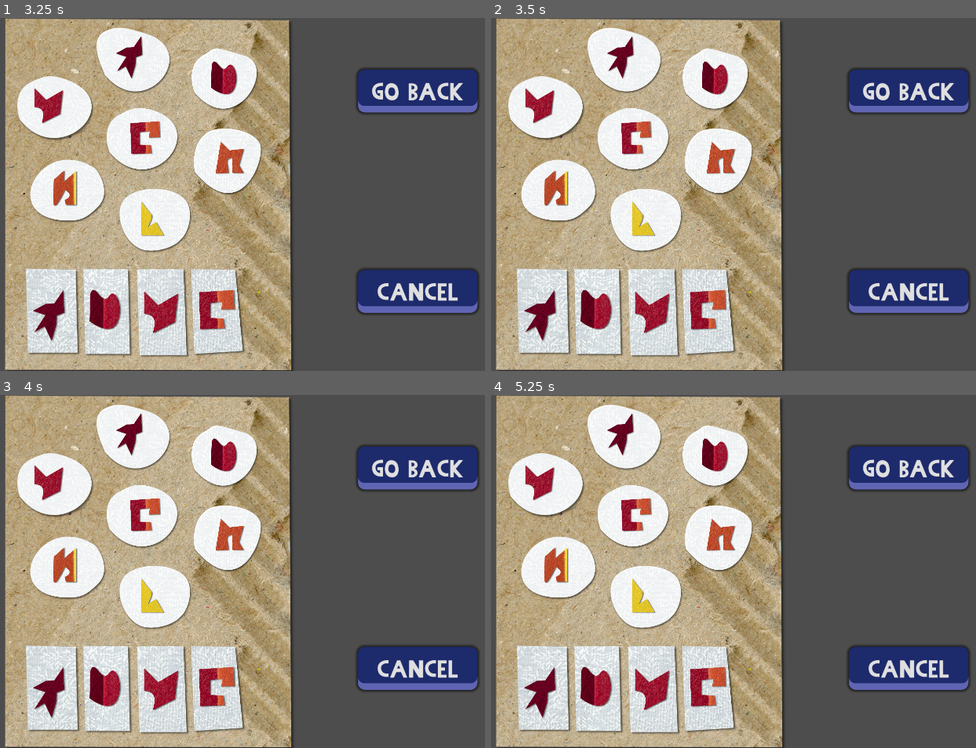
Above: before the commit, frames 1-4 (two rows, left to right).
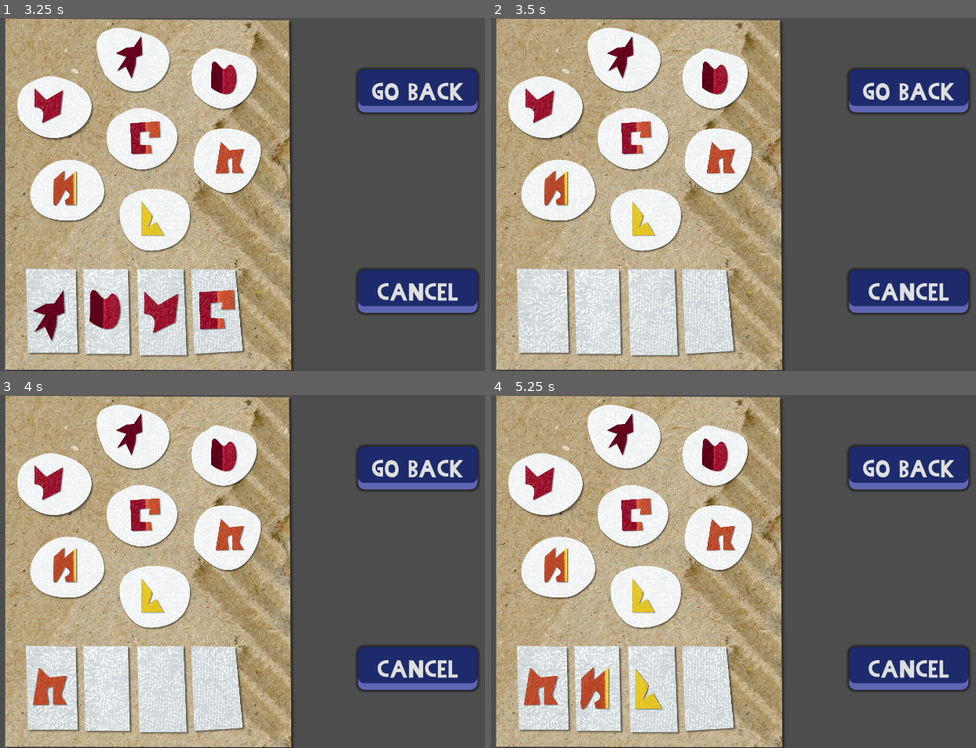
Above: after the commit, the same moments.

Repository: ZaninAndrea/shovel-jam-25
Game: Godot game, scene res://scenes/ui/pinpad/pinpad.tscn
Same seed, same stepped clock (60 frames per second), same inputs: the game is played once before the commit and once after it. This scene is started directly instead of the project's main scene.
Inputs (mouse positions are in pixels of both pictures, inside the frame that each line leads up to):
- Up to frame 1 (3.25 s): click (130, 56) at 0.5 s; click (223, 78) at 1.25 s; click (48, 106) at 2 s; click (145, 138) at 2.75 s
- Up to frame 2 (3.5 s): no input
- Up to frame 3 (4 s): click (232, 536) at 3.5 s
- Up to frame 4 (5.25 s): click (558, 564) at 4.25 s; click (646, 596) at 5 s

Frame 1 is identical in both runs. In frame 2, 2.1% of the frame differs, in the area x 6-49%, y 77-92%; in frame 3, 2.3%; in frame 4, 2.6%.

Commit message:
Implementata porta con enigma

Diff:
--- a/project.godot
+++ b/project.godot
@@ -33,8 +33,8 @@
 doors=""
 pushable=""
 mirror=""
+interactable=""
 laser_target=""
-interactable=""
 
 [gui]
 
--- a/scenes/objects/mechanical_door/MechanicalDoor.tscn
+++ b/scenes/objects/mechanical_door/MechanicalDoor.tscn
@@ -22,7 +22,7 @@
 position = Vector2(5, -308)
 sprite_frames = ExtResource("2_u85oo")
 animation = &"unlocked"
-frame_progress = 0.174562
+frame_progress = 0.0282562
 
 [node name="StaticBody2D6" parent="." instance=ExtResource("4_ct7rl")]
 visible = false
--- /dev/null
+++ b/scenes/objects/mechanical_door/enigma_door.gd
@@ -0,0 +1,34 @@
+@tool class_name EnigmaDoor extends MechanicalDoor
+
+@export var enigma: PackedScene = null
+var enigma_instance: Enigma = null
+
+func interact():
+	if state == "locked":
+		if enigma == null:
+			push_error("Null enigma with locked door")
+			return
+
+		if enigma_instance != null:
+			return
+
+		var enigma_scene = enigma.instantiate()
+		if not enigma_scene is Enigma:
+			push_error("Enigma scene does not extend enigma")
+
+		enigma_instance = enigma_scene
+		get_tree().current_scene.add_child(enigma_instance)
+
+		enigma_instance.closed.connect(closed_enigma)
+		enigma_instance.solved.connect(solved_enigma)
+
+
+func closed_enigma():
+	enigma_instance.queue_free()
+	enigma_instance = null
+
+func solved_enigma():
+	state = "open"
+	other_door.state = "unlocked"
+	enigma_instance.queue_free()
+	enigma_instance = null
--- a/scenes/rooms/ship/Ship.tscn
+++ b/scenes/rooms/ship/Ship.tscn
@@ -8,7 +8,9 @@
 [ext_resource type="PackedScene" uid="uid://cfjtgy2w2c04l" path="res://scenes/player/player.tscn" id="5_72jju"]
 [ext_resource type="Resource" uid="uid://x24ae5hu0ojh" path="res://resources/items/badge.tres" id="5_kgs04"]
 [ext_resource type="PackedScene" uid="uid://bo07dld0sfo1r" path="res://scenes/rooms/cuccette/cuccette.tscn" id="5_mccq1"]
+[ext_resource type="Script" uid="uid://bycm0pqh1gp8w" path="res://scenes/objects/mechanical_door/enigma_door.gd" id="5_r47wi"]
 [ext_resource type="PackedScene" uid="uid://ryss6rhhwk0i" path="res://scenes/rooms/stanzaA/stanzaA.tscn" id="6_lf6ba"]
+[ext_resource type="PackedScene" uid="uid://dgtnj3mfvmi5w" path="res://scenes/ui/pinpad/pinpad.tscn" id="6_n6ma2"]
 [ext_resource type="PackedScene" uid="uid://dwnja3bsdv515" path="res://scenes/objects/mechanical_door/MechanicalDoor.tscn" id="7_f5as8"]
 [ext_resource type="PackedScene" uid="uid://4c6gwmwuyerm" path="res://scenes/ui/text_feedback/interactionUI.tscn" id="8_mccq1"]
 [ext_resource type="PackedScene" uid="uid://hvf1gaf47bwu" path="res://scenes/rooms/sala_comune/sala_comune.tscn" id="9_a2dgw"]
@@ -48,6 +50,8 @@
 [node name="SalaComuneSopra" parent="Rooms/SalaComune" node_paths=PackedStringArray("other_door") instance=ExtResource("7_f5as8")]
 position = Vector2(946, 616)
 scale = Vector2(0.458, 0.458)
+script = ExtResource("5_r47wi")
+enigma = ExtResource("6_n6ma2")
 key = ExtResource("5_kgs04")
 state = "locked"
 other_door = NodePath("../../EngineRoom/MechanicalDoor")
--- a/scenes/ui/circuit/circuit.gd
+++ b/scenes/ui/circuit/circuit.gd
@@ -1,4 +1,4 @@
-extends Control
+extends Enigma
 
 @onready var laser_emitters: Array[Node2D] = [
 	$Emitter1/LaserEmitter1,
--- a/scenes/ui/circuit/circuit.tscn
+++ b/scenes/ui/circuit/circuit.tscn
@@ -18,6 +18,7 @@
 radius = 111.45
 
 [node name="Circuit" type="Control"]
+z_index = 5
 layout_mode = 3
 anchors_preset = 15
 anchor_right = 1.0
--- a/scenes/ui/inventory/InventoryUI.tscn
+++ b/scenes/ui/inventory/InventoryUI.tscn
@@ -5,6 +5,7 @@
 [ext_resource type="PackedScene" uid="uid://c7mespaw1x775" path="res://scenes/ui/clock/clock.tscn" id="3_rqne3"]
 
 [node name="InventoryUI" type="Control"]
+z_index = 10
 layout_mode = 3
 anchors_preset = 0
 script = ExtResource("1_vyf8a")
--- a/scenes/ui/pinpad/pinpad.gd
+++ b/scenes/ui/pinpad/pinpad.gd
@@ -1,4 +1,4 @@
-extends Control
+extends Enigma
 
 var textures = {
 	"char1": preload("res://assets/sprites/Pinpad/Simbolo1.png"),
@@ -28,6 +28,7 @@
 
 
 func on_button_pressed(character: String):
+	print(character)
 	if current_input.size() >= 4:
 		return
 
@@ -40,9 +41,14 @@
 
 func check_password():
 	if current_input == solution:
-		print("Correct!")
+		print("Solved")
+		solved.emit()
 	else:
 		print("Wrong!")
+		await get_tree().create_timer(0.5).timeout
+		for slot in slots:
+			slot.texture = null
+		current_input = []
 
 
 func _on_texture_button_pressed() -> void:
@@ -74,7 +80,7 @@
 
 
 func _on_back_button_pressed() -> void:
-	print("go back")
+	closed.emit()
 
 
 func _on_cancel_pressed() -> void:
--- a/scenes/ui/pinpad/pinpad.tscn
+++ b/scenes/ui/pinpad/pinpad.tscn
@@ -12,6 +12,7 @@
 [ext_resource type="Theme" uid="uid://dkhftya2u7dp0" path="res://resources/Theme & Style/main_menu_theme.tres" id="10_8kdwr"]
 
 [node name="Pinpad" type="Control"]
+z_index = 5
 layout_mode = 3
 anchors_preset = 15
 anchor_right = 1.0
@@ -26,6 +27,7 @@
 texture = ExtResource("2_q6mly")
 
 [node name="Slot1" type="TextureRect" parent="."]
+layout_mode = 0
 offset_left = 395.0
 offset_top = 831.0
 offset_right = 552.0
@@ -34,6 +36,7 @@
 stretch_mode = 3
 
 [node name="Slot2" type="TextureRect" parent="."]
+layout_mode = 0
 offset_left = 569.0
 offset_top = 830.0
 offset_right = 713.0
@@ -42,6 +45,7 @@
 stretch_mode = 3
 
 [node name="Slot3" type="TextureRect" parent="."]
+layout_mode = 0
 offset_left = 735.0
 offset_top = 834.0
 offset_right = 886.0
@@ -50,6 +54,7 @@
 stretch_mode = 3
 
 [node name="Slot4" type="TextureRect" parent="."]
+layout_mode = 0
 offset_left = 903.0
 offset_top = 830.0
 offset_right = 1057.0
@@ -136,6 +141,7 @@
 stretch_mode = 3
 
 [node name="Back Button" type="Button" parent="."]
+layout_mode = 0
 offset_left = 1390.0
 offset_top = 158.0
 offset_right = 1755.0
@@ -144,6 +150,7 @@
 text = "GO BACK"
 
 [node name="Cancel" type="Button" parent="."]
+layout_mode = 0
 offset_left = 1390.0
 offset_top = 771.0
 offset_right = 1755.0
--- /dev/null
+++ b/scripts/components/enigma.gd
@@ -0,0 +1,4 @@
+class_name Enigma extends Node
+
+signal solved
+signal closed
Not shown, added: scenes/objects/mechanical_door/enigma_door.gd.uid
Not shown: 1 places in scenes/rooms/ship/Ship.tscn that only renumber resources
Not shown, added: scripts/components/enigma.gd.uid
